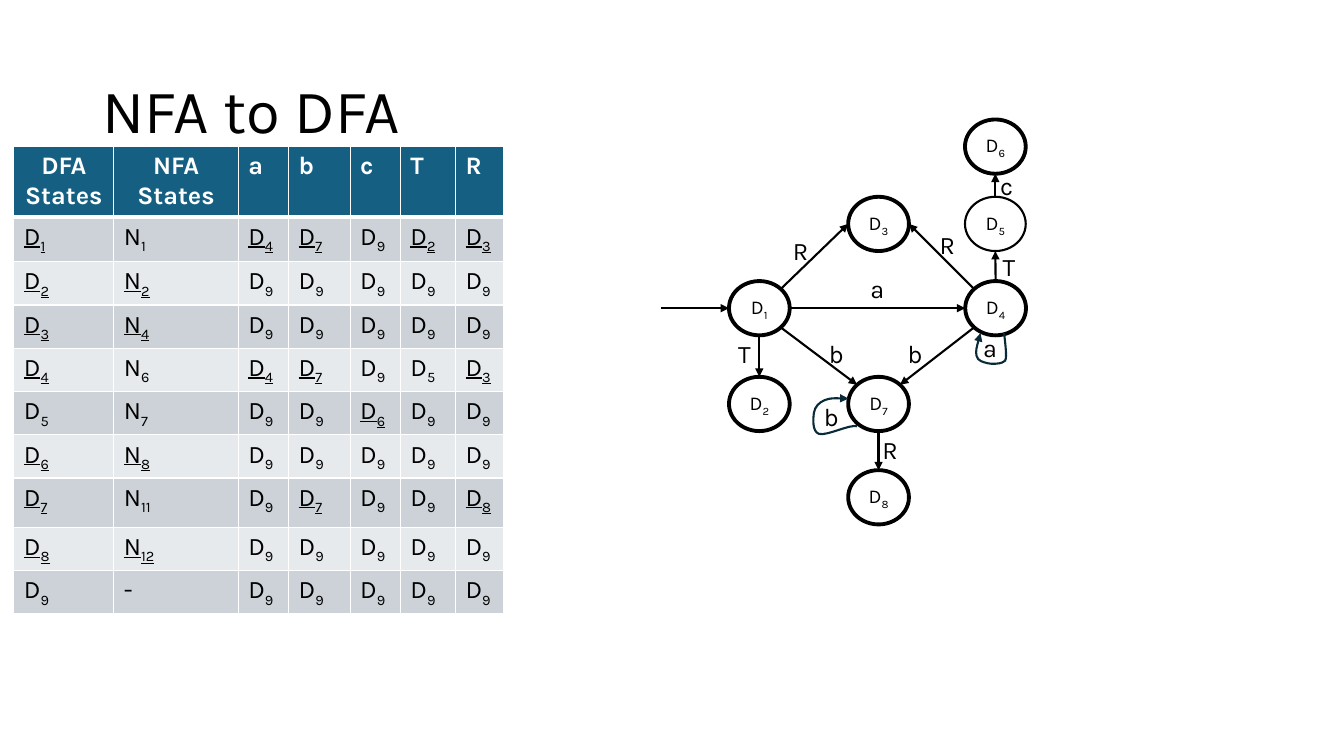
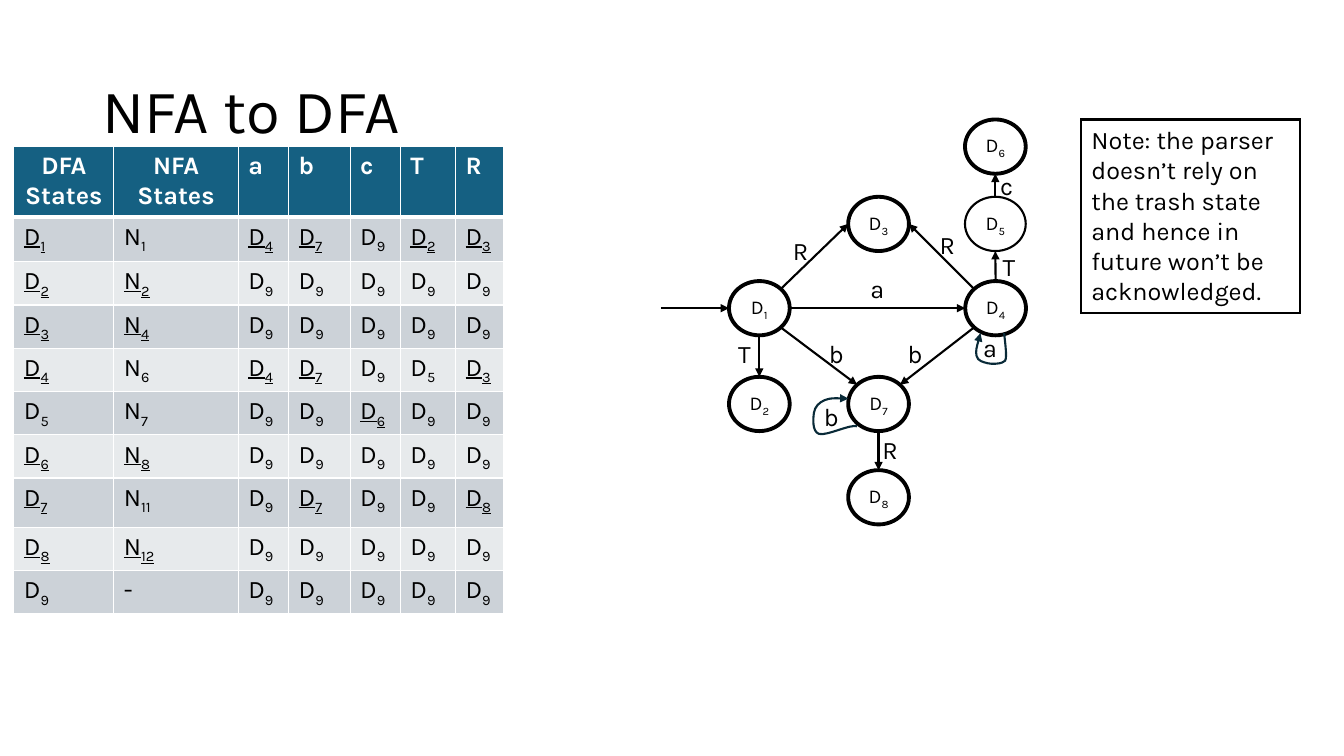
Before and after one commit to Danieldv-s/Research-Materials, a slide deck: slide 41 of Syntax-Analysis/Section2.13Expansion.pptx (slide 33 before the commit). Drawn at 1344x756 pixels with LibreOffice and Linux fonts; fonts in the diff are those of the drawing. Boxes give left, top, right and bottom in pixels: in the first picture for what was removed or moved away, otherwise in the second. Text is boxed around its words. In the diff, an @@ line names an element or a change of style, - is before the commit and + after.

```diff
--- a/Syntax-Analysis/Section2.13Expansion.pptx
+++ b/Syntax-Analysis/Section2.13Expansion.pptx
@@ rectangle added at box(1082, 120, 1300, 314), fill #FFFFFF, outline #000000 1.5 pt, 18 pt, text #000000 @@
+Note: the parser doesn’t rely on the trash state and hence in future won’t be acknowledged.
```
Also in this commit, not shown: 33 other slides changed, 11 slides added.
